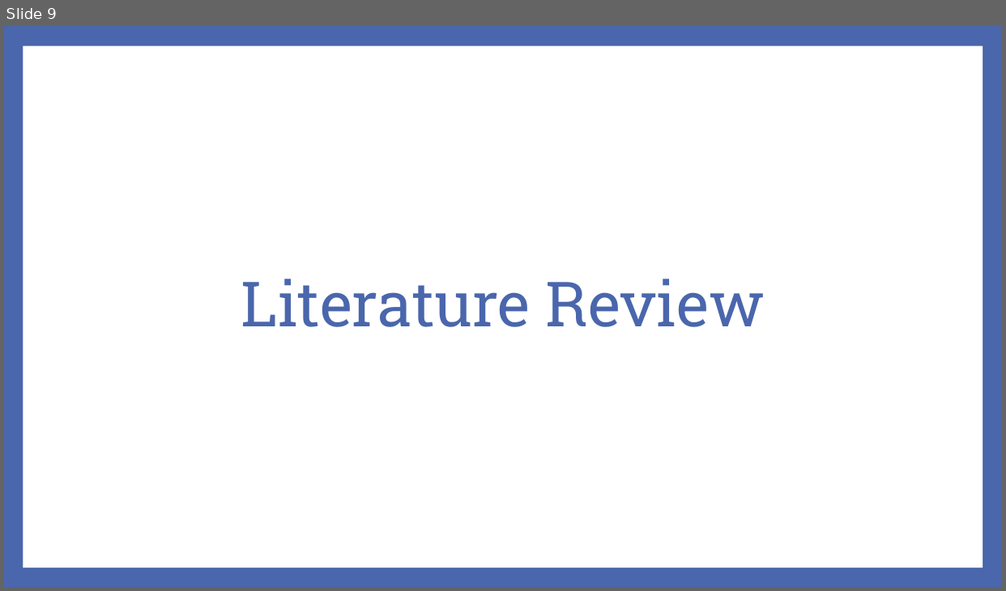
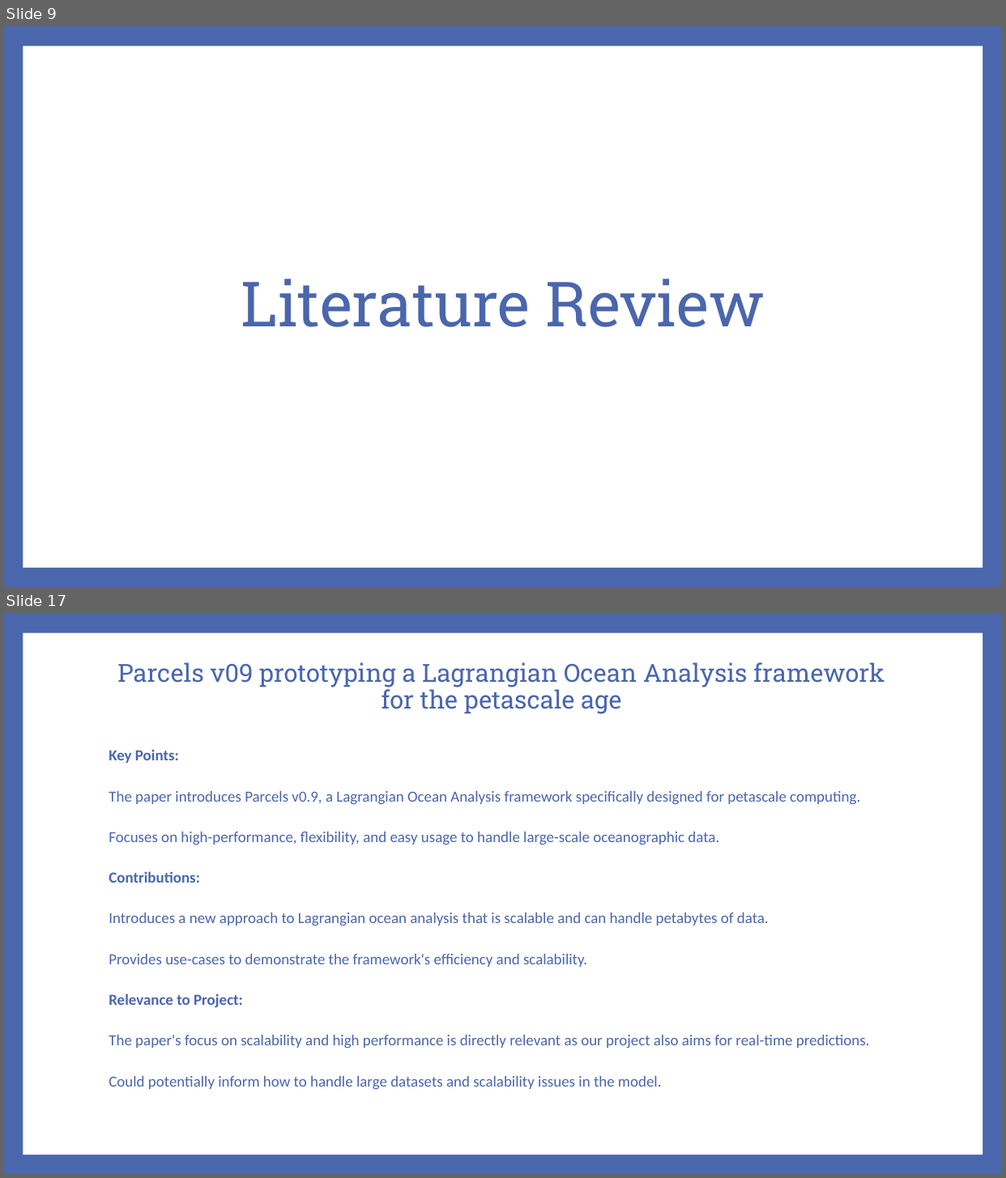
Before and after one commit to markdingli18/FYP_Mark_Dingli, a slide deck: Documents/FYP/powerpoint.pptx. Shown one above the other, each under a label of ours: slide 9 before the commit, slides 9 and 17 after it; the slides between them are not shown. The pictures are 1006x591 and 1006x1178 pixels, drawn with LibreOffice and Linux fonts; fonts in the diff are those of the drawing. Boxes give left, top, right and bottom in pixels: in the first picture for what was removed or moved away, otherwise in the second. Text is boxed around its words. In the diff, an @@ line names an element or a change of style, - is before the commit and + after.

```diff
--- a/Documents/FYP/powerpoint.pptx
+++ b/Documents/FYP/powerpoint.pptx
@@ slide 17 added at <box>4,613,1002,1174</box>, background #4A66AC; not listed: 1 template element that a slide beside it also shows @@
@@ title added at <box>117,662,884,714</box>, 24 pt, text #4A66AC @@
+Parcels v09 prototyping a Lagrangian Ocean Analysis framework for the petascale age
@@ text added at <box>108,750,870,1089</box>, 14.8 pt, text #4A66AC @@
+Key Points:
+The paper introduces Parcels v0.9, a Lagrangian Ocean Analysis framework specifically designed for petascale computing.
+Focuses on high-performance, flexibility, and easy usage to handle large-scale oceanographic data.
+Contributions:
+Introduces a new approach to Lagrangian ocean analysis that is scalable and can handle petabytes of data.
+Provides use-cases to demonstrate the framework's efficiency and scalability.
+Relevance to Project:
+The paper's focus on scalability and high performance is directly relevant as our project also aims for real-time predictions.
+Could potentially inform how to handle large datasets and scalability issues in the model.
```
Also in this commit, not shown: 1 slide changed, 16 other slides added, 1 slide removed.
